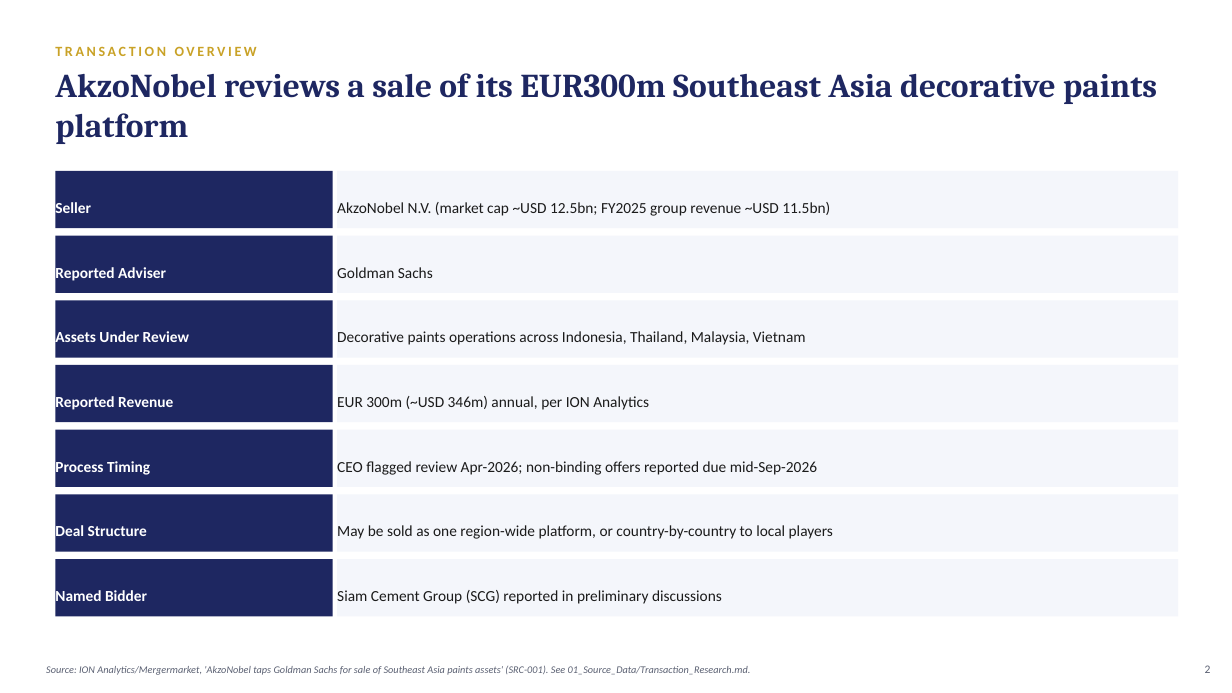
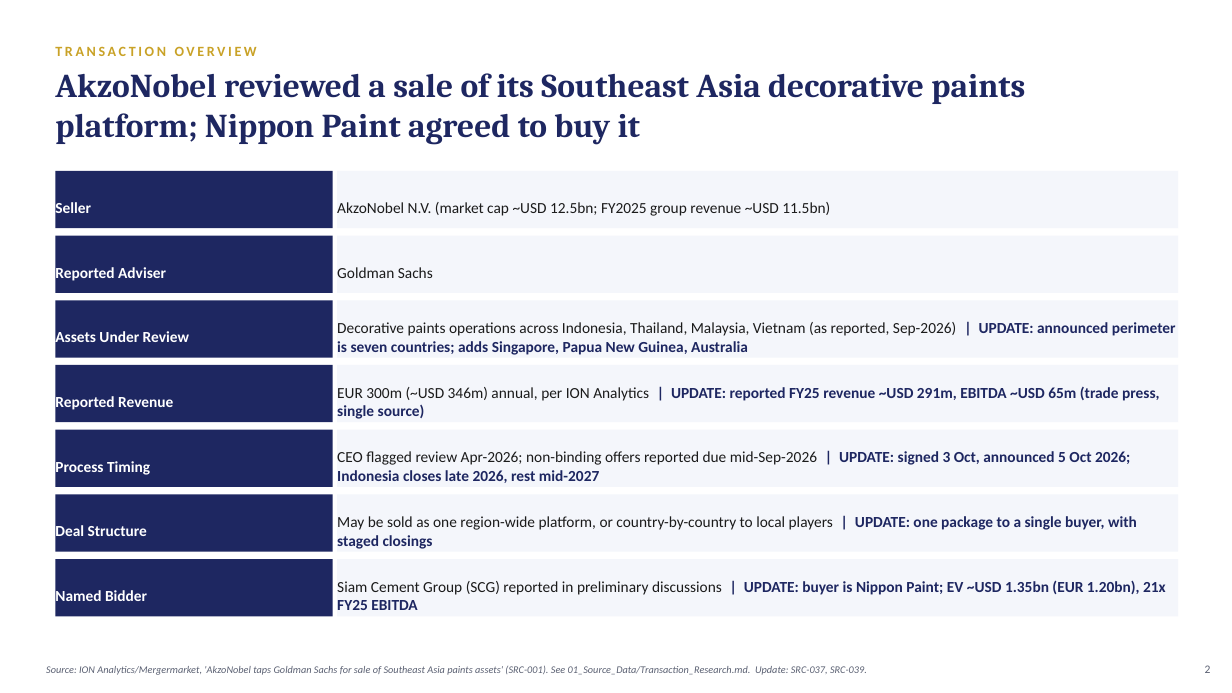
Before and after one commit to swapnilpatil8103-cell/akzonobel-project-southeast-asia-case-study, a slide deck: slide 2 of 07_Pitch_Deck/Project_Southeast_Asia_Sell_Side_Pitch.pptx. Drawn at 1232x693 pixels with LibreOffice and Linux fonts; fonts in the diff are those of the drawing. Boxes give left, top, right and bottom in pixels: in the first picture for what was removed or moved away, otherwise in the second. Text is boxed around its words. In the diff, an @@ line names an element or a change of style, - is before the commit and + after.

```diff
--- a/07_Pitch_Deck/Project_Southeast_Asia_Sell_Side_Pitch.pptx
+++ b/07_Pitch_Deck/Project_Southeast_Asia_Sell_Side_Pitch.pptx
@@ text at (x1=55, y1=73, x2=1025, y2=145): text changed @@
-AkzoNobel reviews a sale of its EUR300m Southeast Asia decorative paints platform
+AkzoNobel reviewed a sale of its Southeast Asia decorative paints platform; Nippon Paint agreed to buy it
@@ text at (x1=337, y1=322, x2=1176, y2=355): text changed @@
-Decorative paints operations across Indonesia, Thailand, Malaysia, Vietnam
+Decorative paints operations across Indonesia, Thailand, Malaysia, Vietnam (as reported, Sep-2026) | UPDATE: announced perimeter is seven countries; adds Singapore, Papua New Guinea, Australia
@@ text at (x1=337, y1=387, x2=1160, y2=419): text changed; text colour #1B1B1B to #1E2761; bold on @@
-EUR 300m (~USD 346m) annual, per ION Analytics
+EUR 300m (~USD 346m) annual, per ION Analytics | UPDATE: reported FY25 revenue ~USD 291m, EBITDA ~USD 65m (trade press, single source)
@@ text at (x1=337, y1=451, x2=1130, y2=483): text changed; text colour #1B1B1B to #1E2761; bold on @@
-CEO flagged review Apr-2026; non-binding offers reported due mid-Sep-2026
+CEO flagged review Apr-2026; non-binding offers reported due mid-Sep-2026 | UPDATE: signed 3 Oct, announced 5 Oct 2026; Indonesia closes late 2026, rest mid-2027
@@ text at (x1=337, y1=516, x2=1137, y2=549): text changed @@
-May be sold as one region-wide platform, or country-by-country to local players
+May be sold as one region-wide platform, or country-by-country to local players | UPDATE: one package to a single buyer, with staged closings
@@ text at (x1=337, y1=580, x2=1166, y2=610): text changed; text colour #1B1B1B to #1E2761; bold on @@
-Siam Cement Group (SCG) reported in preliminary discussions
+Siam Cement Group (SCG) reported in preliminary discussions | UPDATE: buyer is Nippon Paint; EV ~USD 1.35bn (EUR 1.20bn), 21x FY25 EBITDA
@@ text at (x1=46, y1=666, x2=867, y2=675): text changed @@
-Source: ION Analytics/Mergermarket, 'AkzoNobel taps Goldman Sachs for sale of Southeast Asia paints assets' (SRC-001). See 01_Source_Data/Transaction_Research.md.
+Source: ION Analytics/Mergermarket, 'AkzoNobel taps Goldman Sachs for sale of Southeast Asia paints assets' (SRC-001). See 01_Source_Data/Transaction_Research.md. Update: SRC-037, SRC-039.
```
Also in this commit, not shown: 9 other slides changed, 2 slides added, 7 other files.
